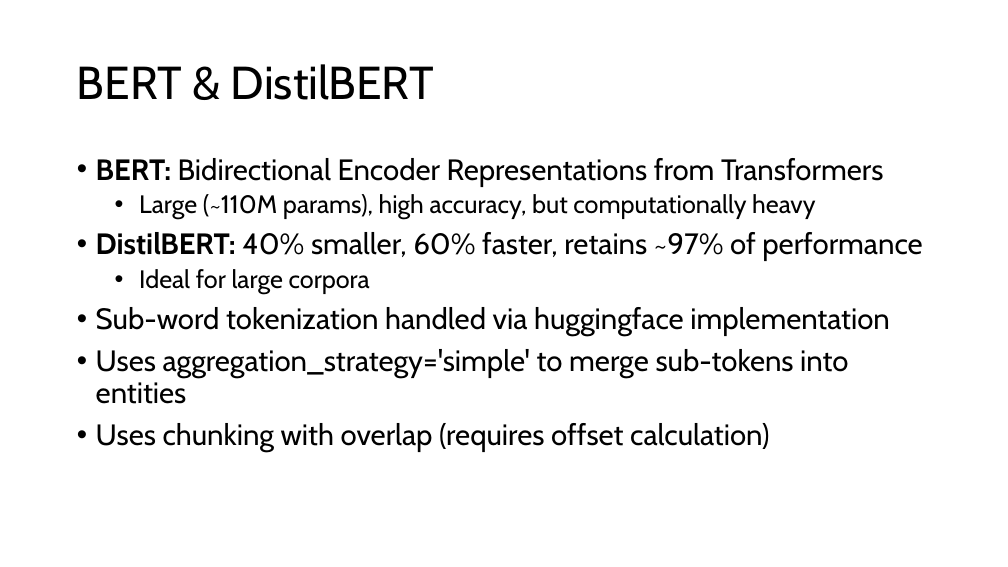
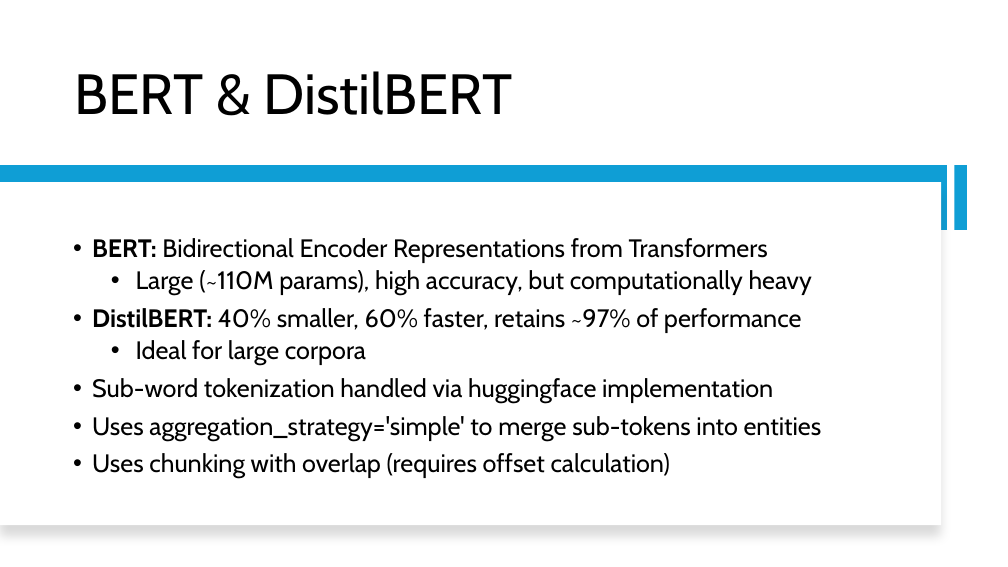
Before and after one commit to kiliankoeck/NLP, a slide deck: slide 4 of NLP-Group18.pptx. Drawn at 1008x567 pixels with LibreOffice and Linux fonts; fonts in the diff are those of the drawing. Boxes give left, top, right and bottom in pixels: in the first picture for what was removed or moved away, otherwise in the second. Text is boxed around its words. In the diff, an @@ line names an element or a change of style, - is before the commit and + after.

```diff
--- a/NLP-Group18.pptx
+++ b/NLP-Group18.pptx
@@ title "BERT & DistilBERT" at <box>74,71,513,115</box>: size 44 to 54 pt; vertical alignment middle to bottom @@
@@ rectangle added at <box>0,166,948,230</box>, fill #0F9ED5 @@
@@ rectangle added at <box>954,166,967,230</box>, fill #0F9ED5 @@
@@ rectangle added at <box>0,182,941,526</box>, fill #FFFFFF @@
@@ text "BERT: Bidirectional Encoder Representations from ...": place and size @@
-text "BERT: Bidirectional Encoder Representations from ..." at <box>96,158,922,452</box>
+text "BERT: Bidirectional Encoder Representations from ..." at <box>92,238,822,479</box>
@@ text "BERT: Bidirectional Encoder Representations from ..." at <box>92,238,822,479</box>: vertical alignment top to middle @@
@@ text at <box>92,238,822,479</box>: size 28 to 24 pt in "BERT: Bidirectional Encoder Representations from Transformer ...", "DistilBERT: 40% smaller, 60% faster, retains ~97% ...", "Sub-word tokenization handled via huggingface implementation", "Uses aggregation_strategy='simple' to merge sub-tokens into  ..." and 1 more places @@
```
Also in this commit, not shown: 6 other slides changed, 6 slides added, 5 slides removed.
